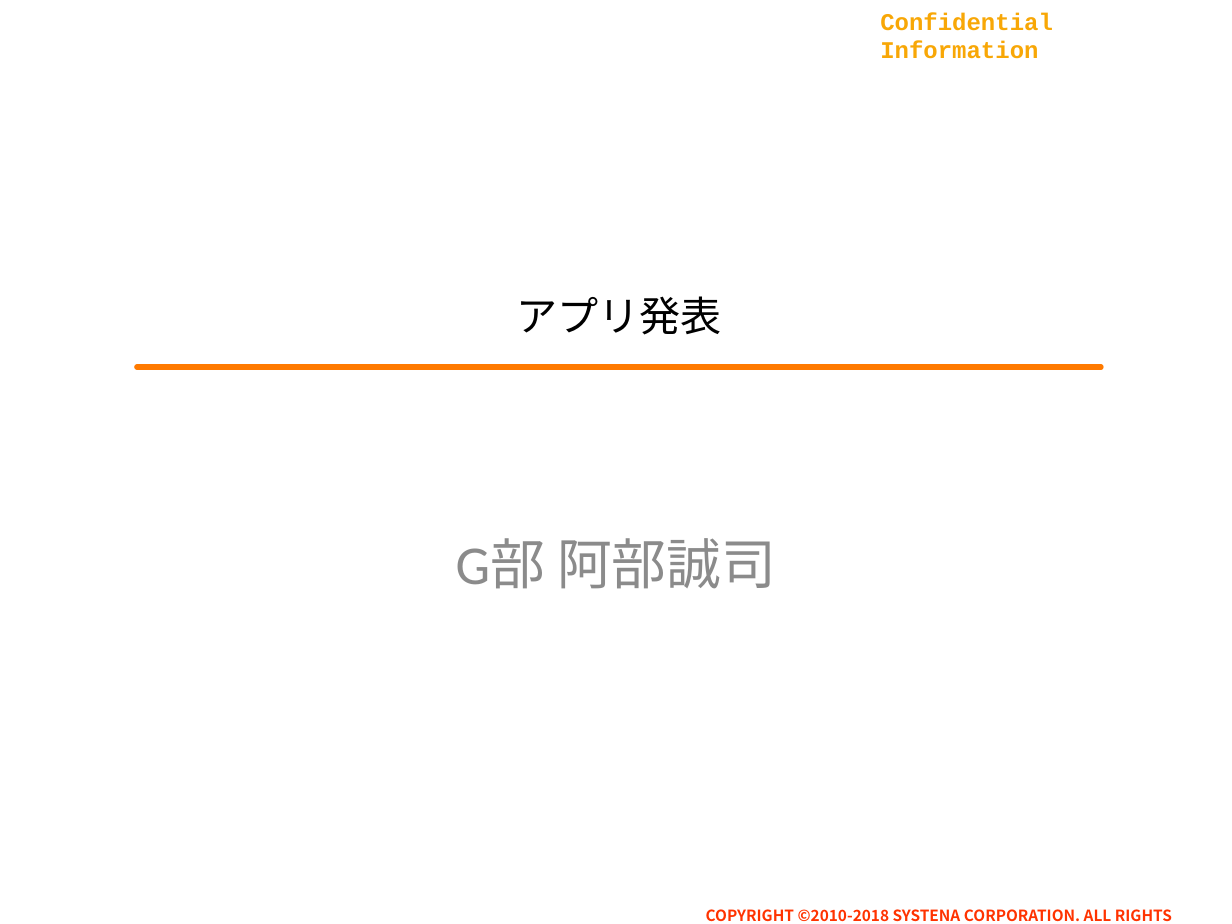
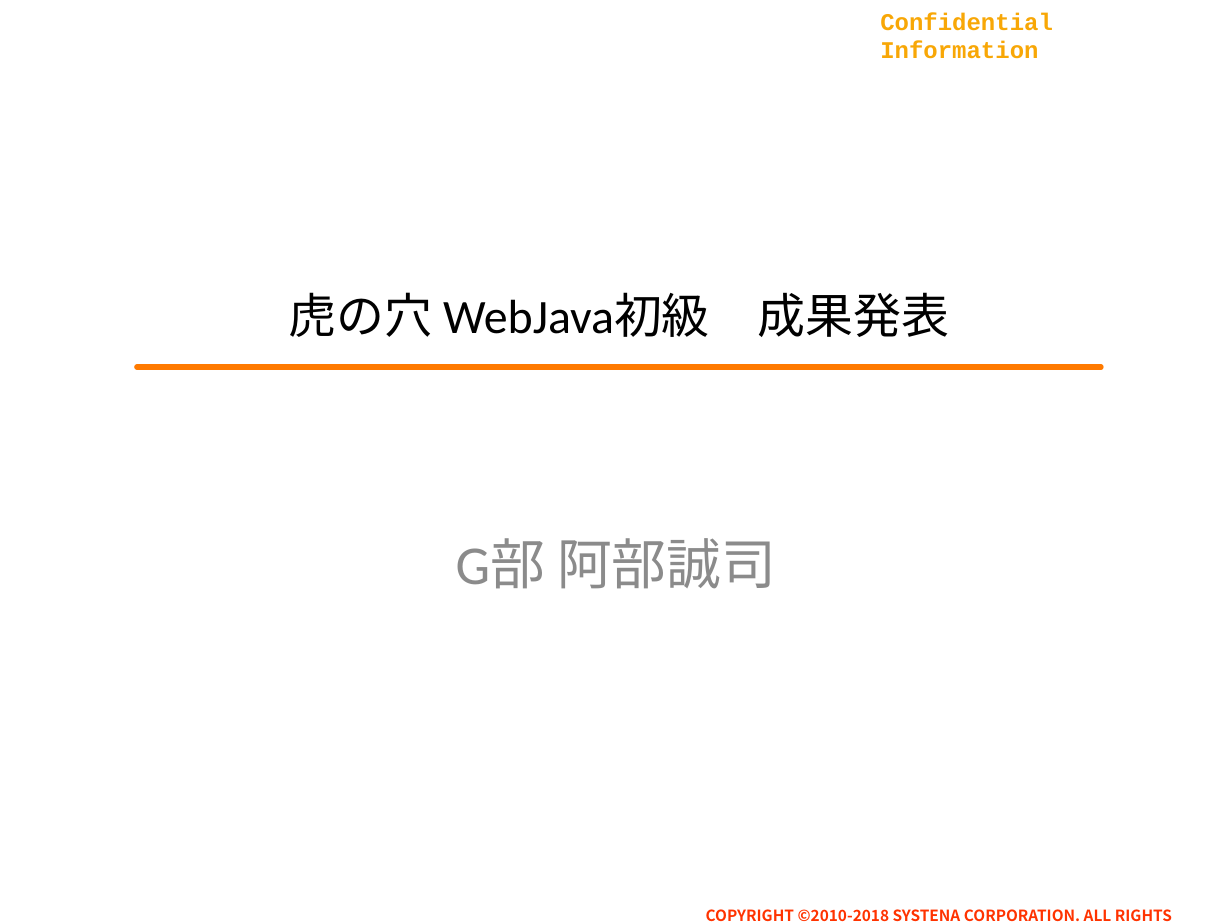
Before and after one commit to abese/webjava_3, a slide deck: slide 1 of doc/発表資料_阿部.pptx. Drawn at 1232x924 pixels with LibreOffice and Linux fonts; fonts in the diff are those of the drawing; background and template pictures are left out. Boxes give left, top, right and bottom in pixels: in the first picture for what was removed or moved away, otherwise in the second. Text is boxed around its words. In the diff, an @@ line names an element or a change of style, - is before the commit and + after.

```diff
--- a/doc/発表資料_阿部.pptx
+++ b/doc/発表資料_阿部.pptx
@@ title at [289, 292, 949, 337]: text changed; size 24 to 28 pt @@
-アプリ発表
+虎の穴 WebJava初級 成果発表
```
Also in this commit, not shown: 2 other slides changed, 1 slide added, 7 other files.
